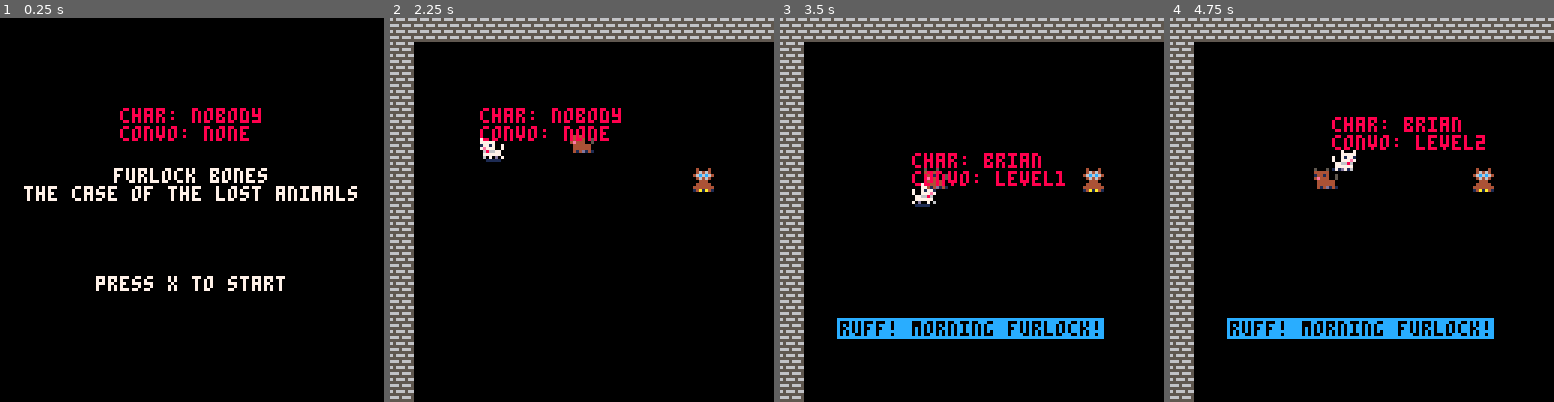
Above: before the commit, frames 1-4 (left to right).
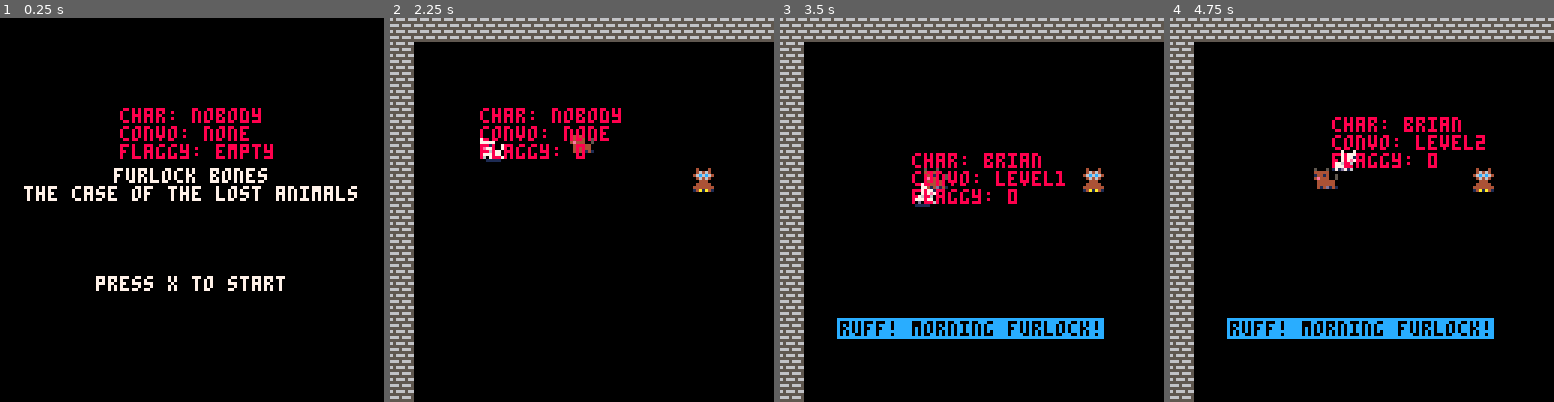
Above: after the commit, the same moments.

Repository: Mackeriah/FurlockBones-game
Game: PICO-8 cartridge furlock bones.p8
Same seed, same stepped clock (60 frames per second), same inputs: the game is played once before the commit and once after it.
Inputs:
- Up to frame 1 (0.25 s): no input
- Up to frame 2 (2.25 s): tap O (Z key) at 0.33, 0.7, 1.43, 2.22 s; tap X (X key) at 1.07, 2.07 s; hold Left from 1.97 s (still down)
- Up to frame 3 (3.5 s): release Left at 2.37 s; tap X (X key) every 0.33 s from 2.4 to 3.4 s; hold Down 2.42-2.82 s; hold Right from 2.87 s (still down); tap O (Z key) at 3.1 s
- Up to frame 4 (4.75 s): release Right at 3.53 s; hold Up 3.58-4.08 s; tap X (X key) every 0.33 s from 3.73 to 4.73 s; tap O (Z key) at 3.98 s; hold Right 4.13-4.53 s; hold Down from 4.58 s (still down)

The runs differ from the first frame. In frame 1, 0.7% of the frame differs, in the area x 31-72%, y 32-37%; in frame 2, 0.4%; in frame 3, 0.4%; in frame 4, 0.4%.

Commit message:
things have gone a bit wrong here so might need to ditch this commit

Diff:
--- a/furlock bones.p8
+++ b/furlock bones.p8
@@ -30,8 +30,10 @@
 	track_1start=0
 	track_2start=11
 	playing = 'start'
-end
-
+	flaggy = "empty"
+end
+
+-- this can go in _init too
 _n = nil _={}
 _[0] = false
 _[1] = true
@@ -51,8 +53,8 @@
 		move_player() -- MUST be before camera_follow_player
 		camera_follow_player() -- MUST be after move_player
 		conversation_system()
+		check_if_next_to_sign()
 		move_brian()
-		check_if_next_to_sign()
 	else -- if still on menu
 		if (btnp(❎)) then activeGame = true end
 	end
@@ -80,6 +82,7 @@
 	--print("player x: "..player.x,player.x,player.y-10,8)
 	print("char: "..text.character,player.x,player.y-10,8)
 	print("convo: "..conversation_state)
+	print("flaggy: "..flaggy)
 end
 
 function camera_follow_player()
@@ -221,10 +224,10 @@
 end
 
 function check_if_next_to_sign()
-	if (is_sign(player, player.velocity_x, player.velocity_y)) and readingSign == false then
+	if not (can_move(player, player.velocity_x+1, player.velocity_y-1)) and readingSign == false then
 		conversation_state = "sign"
 		readingSign = true
-	elseif not (is_sign(player, player.velocity_x, player.velocity_y)) and readingSign == true then
+	elseif (can_move(player, player.velocity_x+1, player.velocity_y-1)) and readingSign == true then
 		readingSign = false
 		conversation_state = "none"
 		text.active = false
@@ -323,8 +325,8 @@
 	-- player moving left
 	if (player.velocity_x < 0) then
 		--check both left corners for a wall
-		local wall_top_left = solid(player.x -1, player.y)
-		local wall_btm_left = solid(player.x -1, player.y + player.height)
+		local wall_top_left = get_flag(player.x -1, player.y)
+		local wall_btm_left = get_flag(player.x -1, player.y + player.height)
 		-- if wall in that direction, set x movement to 0
 		if (wall_top_left or wall_btm_left) then
 			player.velocity_x = 0
@@ -333,8 +335,8 @@
 	-- player moving right
 	elseif (player.velocity_x > 0) then
 		--check both right corners for a wall
-		local wall_top_right = solid(player.x + player.width + 1, player.y)
-		local wall_btm_right = solid(player.x + player.width + 1, player.y + player.height)
+		local wall_top_right = get_flag(player.x + player.width + 1, player.y)
+		local wall_btm_right = get_flag(player.x + player.width + 1, player.y + player.height)
 
 		--if there is a wall in that direction, set x movement to 0
 		if (wall_top_right or wall_btm_right) then
@@ -345,8 +347,8 @@
 	-- player moving up
 	if (player.velocity_y < 0) then
 		--check both top corners for a wall
-		local wall_top_left = solid(player.x, player.y - 1)
-		local wall_top_right = solid(player.x + player.width, player.y - 1)
+		local wall_top_left = get_flag(player.x, player.y - 1)
+		local wall_top_right = get_flag(player.x + player.width, player.y - 1)
 		--if there is a wall in that direction, set y movement to 0
 		if (wall_top_left or wall_top_right) then
 			player.velocity_y = 0
@@ -355,8 +357,8 @@
 	-- player moving down
 	elseif (player.velocity_y > 0) then
 		--check both bottom corners for a wall
-		local wall_btm_left = solid(player.x, player.y + player.height + 1)
-		local wall_btm_right = solid(player.x, player.y + player.height + 1)
+		local wall_btm_left = get_flag(player.x, player.y + player.height + 1)
+		local wall_btm_right = get_flag(player.x, player.y + player.height + 1)
 		--if there is a wall in that direction, set y movement to 0
 		if (wall_btm_right or wall_btm_left) then
 			player.velocity_y = 0
@@ -377,57 +379,30 @@
 
 	-- get x,y for each corner based on where trying to move, then use solid to convert that to a
 	-- map tile location and check if any solid sprites there
-	local top_left_solid = solid(next_left, next_top)
-	local btm_left_solid = solid(next_left, next_bottom)
-	local top_right_solid = solid(next_right, next_top)
-	local btm_right_solid = solid(next_right, next_bottom)
+	local top_left = get_flag(next_left, next_top)
+	local btm_left = get_flag(next_left, next_bottom)
+	local top_right = get_flag(next_right, next_top)
+	local btm_right = get_flag(next_right, next_bottom)
 
 	--if all of those locations are NOT solid, the object can move into that spot.
 	-- this is why it's return NOT so we get (I think) a true returned as if all 4 are false we can move there
-	return not (top_left_solid or btm_left_solid or	top_right_solid or btm_right_solid)
-end
-
-function is_sign(object,direction_x,direction_y)
-	-- copy of can_move so should refactor to work for both rather than duplicate it like this
-	local next_left = object.x + direction_x
-	local next_right = object.x + direction_x + object.width
-	local next_top = object.y + direction_y
-	local next_bottom = object.y + direction_y + object.height
-
-	local top_left_solid = nextToSign(next_left, next_top)
-	local btm_left_solid = nextToSign(next_left, next_bottom)
-	local top_right_solid = nextToSign(next_right, next_top)
-	local btm_right_solid = nextToSign(next_right, next_bottom)
-
-	return (top_left_solid or btm_left_solid or	top_right_solid or btm_right_solid)
-end
-
-function solid(x,y)
-	--checks x,y of player/object against the map to see if sprite marked as solid
-	-- divide x,y by 8 to get map coordinates
-	local map_x = flr(x/8)
+	return not (top_left or btm_left or	top_right or btm_right)
+end
+
+function get_flag(x,y)
+	--checks x,y of player/object against the map to return any flag
+	local map_x = flr(x/8) -- divide x,y by 8 to get map coordinates
 	local map_y = flr(y/8)
-	-- find what sprite is at that map x,y
-	local map_sprite = mget(map_x,map_y)
-	-- and get what flag it has set
-	local flag = fget(map_sprite)
-	if flag == 1 then
-		return flag == 1 -- I'm using the first flag (1) for solid objects
-	end
-	-- if flag == 128 then
-	-- 	return flag == 128 -- I'm using the last flag (128) for signs
-	-- end
-end
-
-function nextToSign(x,y)
-	local map_x = flr(x/8)
-	local map_y = flr(y/8)
-	local map_sprite = mget(map_x,map_y) -- find what sprite is at map x,y
+	local map_sprite = mget(map_x,map_y) -- find what sprite is at that map x,y
 	local flag = fget(map_sprite) -- and get what flag it has set
-	if flag == 128 then
-		return flag == 128 -- I'm using the last flag (128) for signs
-	end
-end
+	flaggy = flag
+	if flag == 1 then  -- 1 is a solid object
+		return flag == 1
+	elseif flag == 128 then -- 128 is a sign
+		return flag == 128
+	end
+end
+
 
 -->8
 -- conversation and text functions
